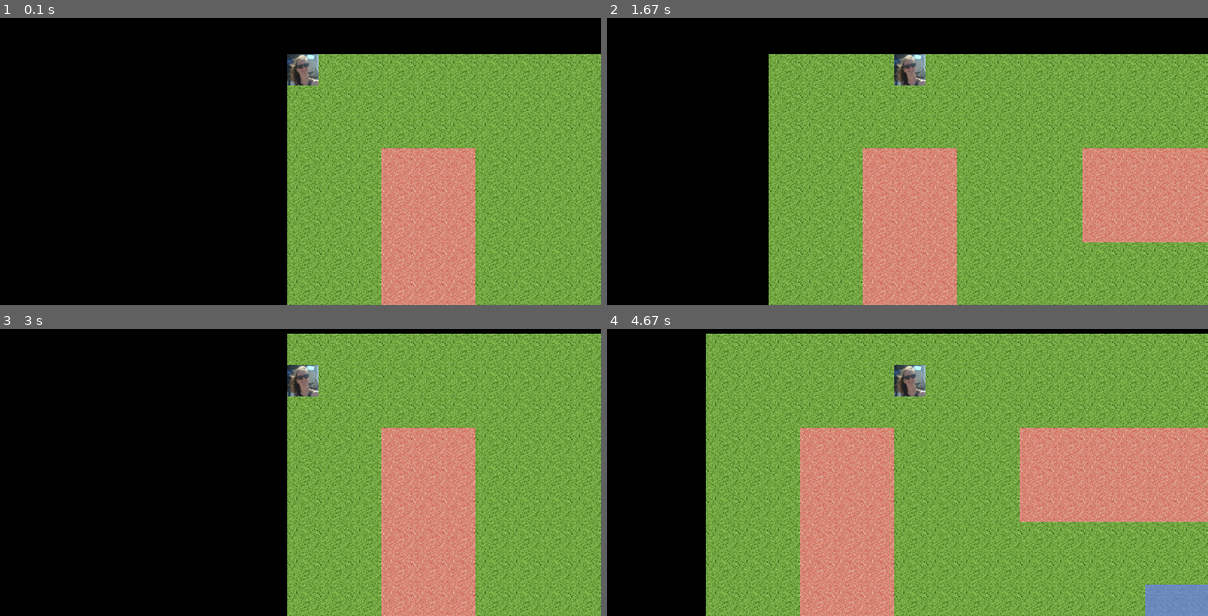
Above: before the commit, frames 1-4 (two rows, left to right).
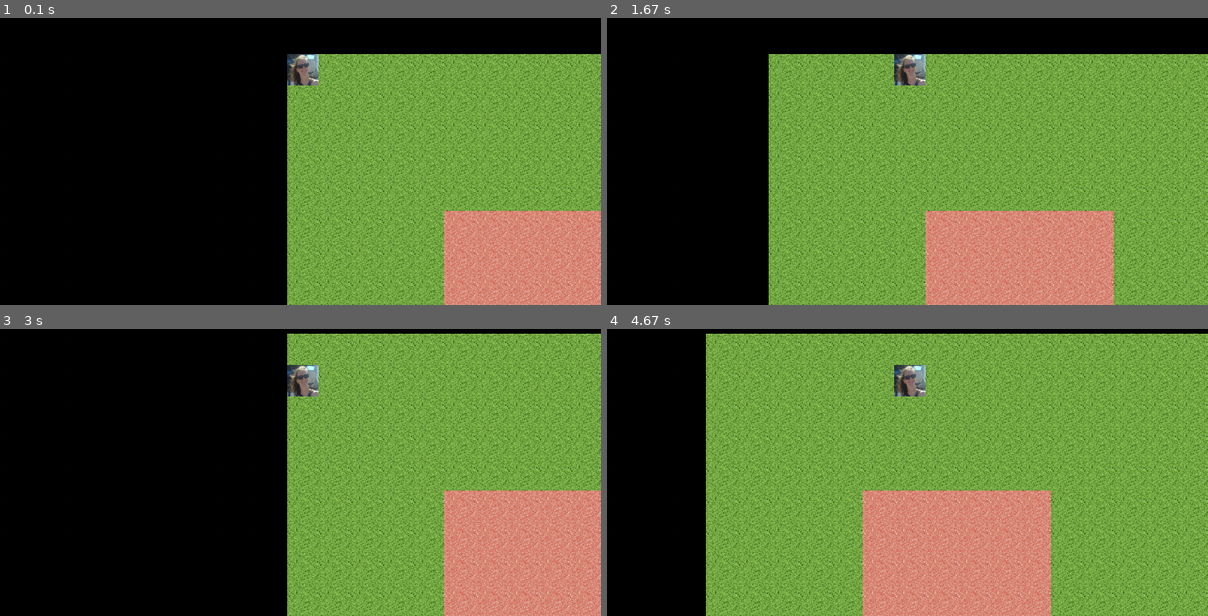
Above: after the commit, the same moments.

Repository: Antoine-Gicquel/TeleRPG
Game: pygame game, started from game.py
The game is run twice, just before and just after one commit, with the same random seed, the same clock (stepped at 60 frames per second) and the same inputs.
Inputs:
- Up to frame 1 (0.1 s): no input
- Up to frame 2 (1.67 s): hold Right 0.33-0.8 s; hold Right from 1.3 s (still down)
- Up to frame 3 (3 s): release Right at 1.77 s; hold Left 1.8-2.42 s; hold Down 2.45-2.77 s; hold Left from 2.8 s (still down)
- Up to frame 4 (4.67 s): release Left at 3.2 s; hold Up 3.23-3.72 s; hold Right 3.75-4.43 s; hold Down from 4.47 s (still down)

The runs differ from the first frame. In frame 1, 14% of the frame differs, in the area x 63-100%, y 45-100%; in frame 2, 21%; in frame 3, 17%; in frame 4, 30%, in the area x 32-100%, y 34-100%.

Commit message:
map_outside propre

Diff:
--- a/map_editor.py
+++ b/map_editor.py
@@ -83,7 +83,10 @@
         self.tiles[y][x] = tilesNames[tileNb]
 
     def saveToFile(self, filename):
-        # TODO
+        f = open(filename, "w")
+        for ligne in self.tiles:
+            f.write(" ".join(ligne) + "\n")
+        f.close()
         pass
 
 
@@ -137,7 +140,7 @@
 cursor = Cursor()
 map.refresh(cursor.getPosition(), window_dimensions)
 cursor.afficher(window_dimensions)
-Dialogue("Echap : menu des tiles  -  CTRL + arrow : ne peint pas", pygame.image.load("./res/entities/yves_poilane.png").convert_alpha()).show()
+Dialogue("Echap : menu des tiles  -  CTRL + arrow : ne peint pas  -  S : save", pygame.image.load("./res/entities/yves_poilane.png").convert_alpha()).show()
 pygame.display.flip()
 pygame.key.set_repeat(400, 60)
 
Not shown, changed: res/maps/map_outside
Not shown, added: res/maps/map_outside_old
Not shown, added: res/maps/notes.txt
Binary file added: res/maps/outside_et_0.JPG
Not shown, changed: res/maps/test
Binary file added: res/tiles/telesol_exte.jpg
Not shown, added: res/maps/CarteDuCampusNB.pdf
